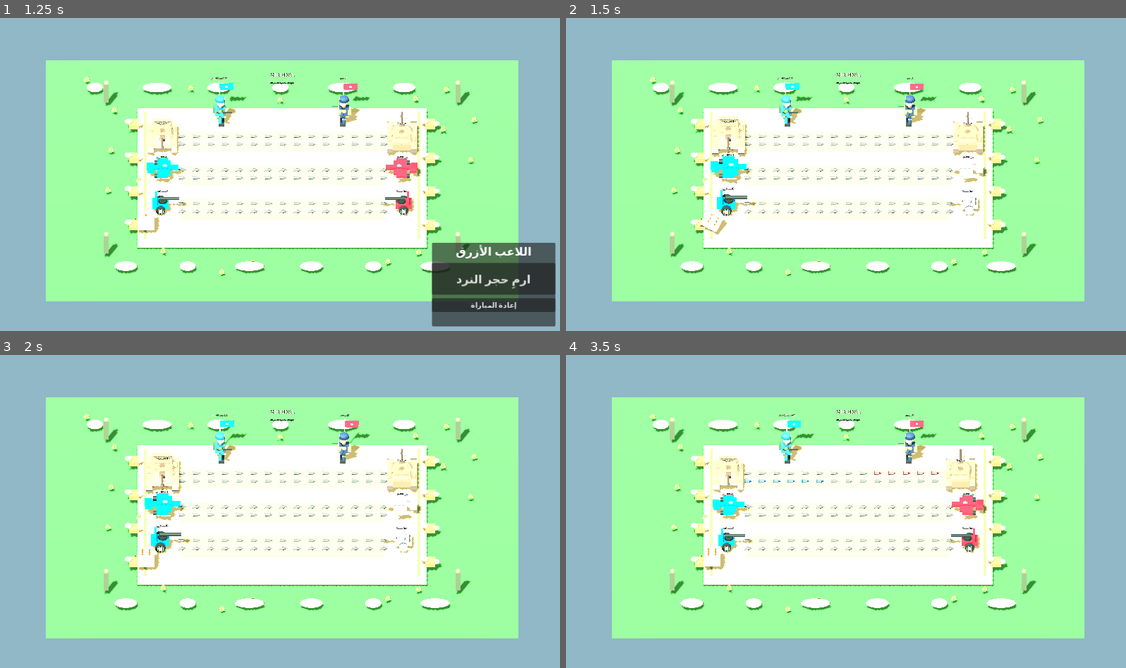
Above: before the commit, frames 1-4 (two rows, left to right).
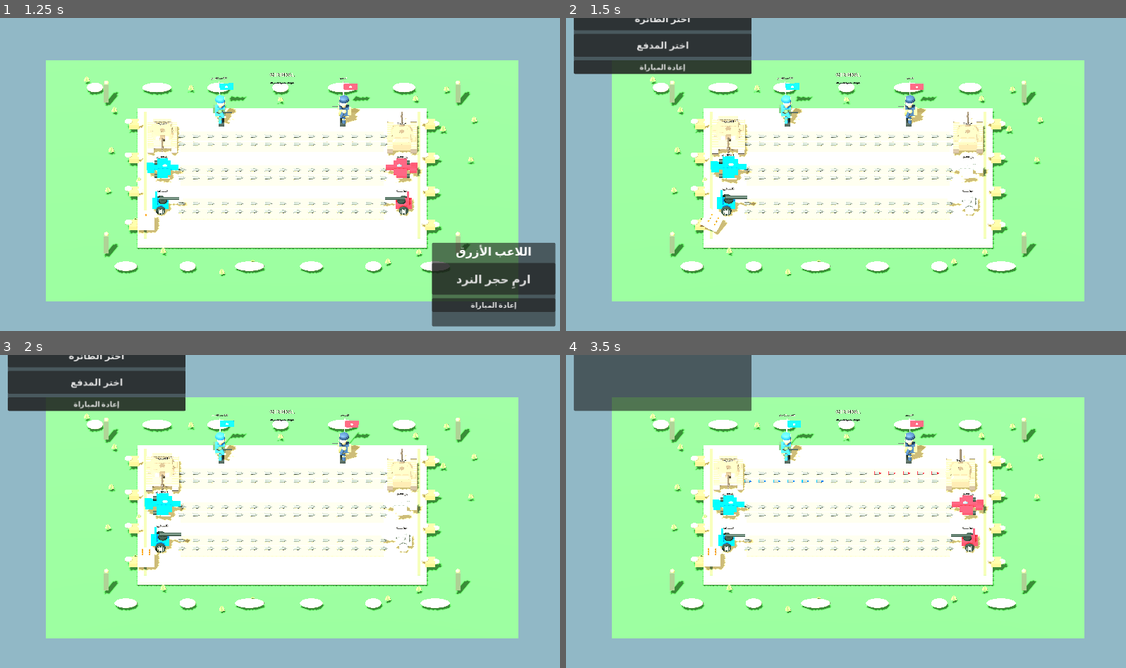
Above: after the commit, the same moments.

Repository: ahmad3aj-web/General_game
Game: Godot game, scene res://Main.tscn
The game is run twice, just before and just after one commit, with the same random seed, the same clock (stepped at 60 frames per second) and the same inputs.
Inputs (mouse positions are in pixels of both pictures, inside the frame that each line leads up to):
- Up to frame 1 (1.25 s): click "العب ضد جنيرال" at 0.5 s
- Up to frame 2 (1.5 s): click "ارمِ حجر النرد" at 1.25 s
- Up to frame 3 (2 s): no input
- Up to frame 4 (3.5 s): click (661, 355) at 2 s, where only the run after the commit has a clickable "اختر الطائرة"; tap Enter at 2.75 s; move the mouse to (974, 498) at 2.77 s; click (974, 498) at 2.92 s

Frame 1 is identical in both runs. In frame 2, 5.7% of the frame differs, in the area x 1-34%, y 0-19%; in frame 3, 5.7%; in frame 4, 5.7%.
Error before the commit: Invalid assignment of property or key 'text' with value of type 'String' on a base object of type 'null instance'. (res://Main.gd:615)
Error after the commit: Invalid assignment of property or key 'text' with value of type 'String' on a base object of type 'null instance'. (res://Main.gd:626)

Commit message:
Add reliable on-screen weapon selection buttons after dice roll

Diff:
--- a/godot/Main.gd
+++ b/godot/Main.gd
@@ -599,6 +599,17 @@
 	roll_button.add_theme_font_size_override("font_size", 26)
 	roll_button.pressed.connect(_on_roll_pressed)
 	column.add_child(roll_button)
+	# Reliable touch controls: choose a weapon from large Android UI buttons
+	# instead of relying only on 3D screen-space picking.
+	for lane in range(3):
+		var weapon_button := Button.new()
+		weapon_button.text = "اختر " + WEAPON_NAMES[lane]
+		weapon_button.custom_minimum_size = Vector2(0, 52)
+		weapon_button.add_theme_font_size_override("font_size", 21)
+		weapon_button.visible = false
+		weapon_button.pressed.connect(_on_weapon_pressed.bind(lane))
+		column.add_child(weapon_button)
+		weapon_buttons.append(weapon_button)
 	reset_button = Button.new()
 	reset_button.text = "إعادة المباراة"
 	reset_button.pressed.connect(_show_mode_menu)
@@ -648,6 +659,8 @@
 	die_value = 0
 	waiting_for_weapon = false
 	game_over = false
+	for weapon_button in weapon_buttons:
+		weapon_button.visible = false
 	roll_button.disabled = false
 	ui_label.text = "ابدأ مباراة جديدة"
 	_update_die_face(1)
@@ -823,8 +836,13 @@
 func _refresh_board() -> void:
 	if die_root:
 		die_root.position = Vector3(-8.35 if current_player == 0 else 8.35, 0.72, 5.0)
-	if ui_label and game_mode >= 0 and not game_over:
+	if ui_label and game_mode >= 0 and not game_over and not waiting_for_weapon:
 		ui_label.text = ("اللاعب الأزرق" if current_player == 0 else ("جنيرال الأحمر" if game_mode == 1 else "اللاعب الأحمر"))
+	for lane in range(3):
+		if lane < weapon_buttons.size():
+			var can_use: bool = waiting_for_weapon and not destroyed[current_player][lane] and progress[current_player][lane] + die_value <= STEPS
+			weapon_buttons[lane].visible = waiting_for_weapon
+			weapon_buttons[lane].disabled = not can_use
 	if game_panel and game_mode >= 0:
 		if current_player == 0:
 			game_panel.set_anchors_preset(Control.PRESET_BOTTOM_LEFT)
